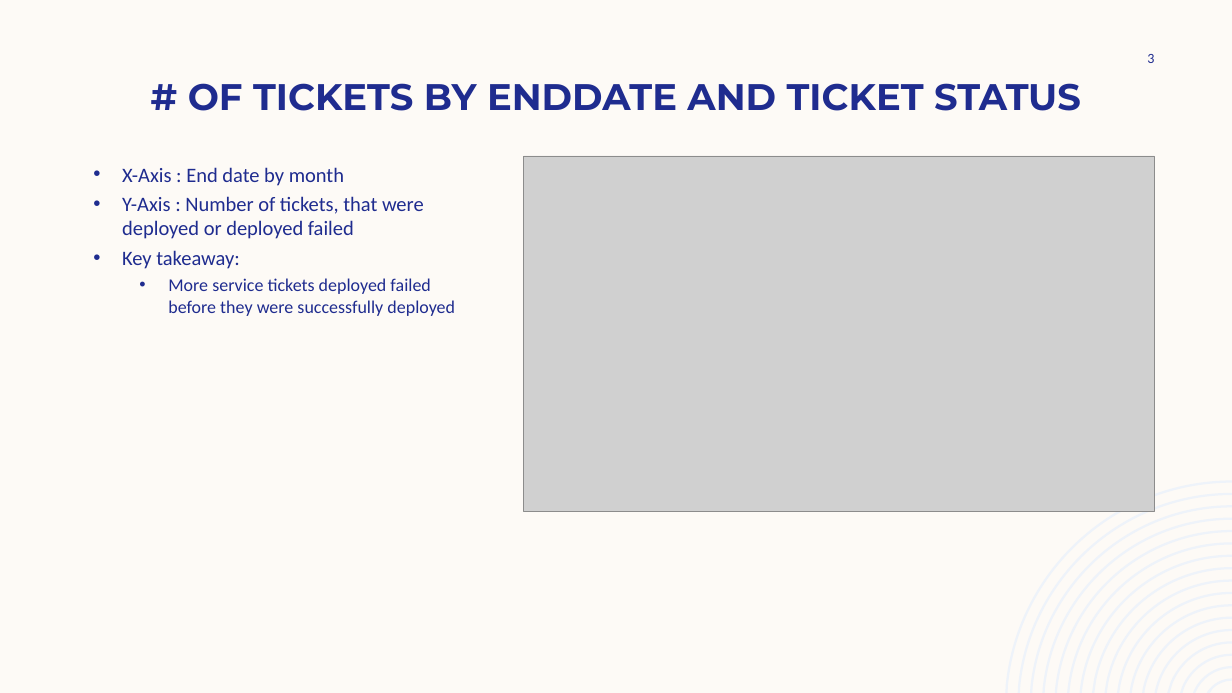
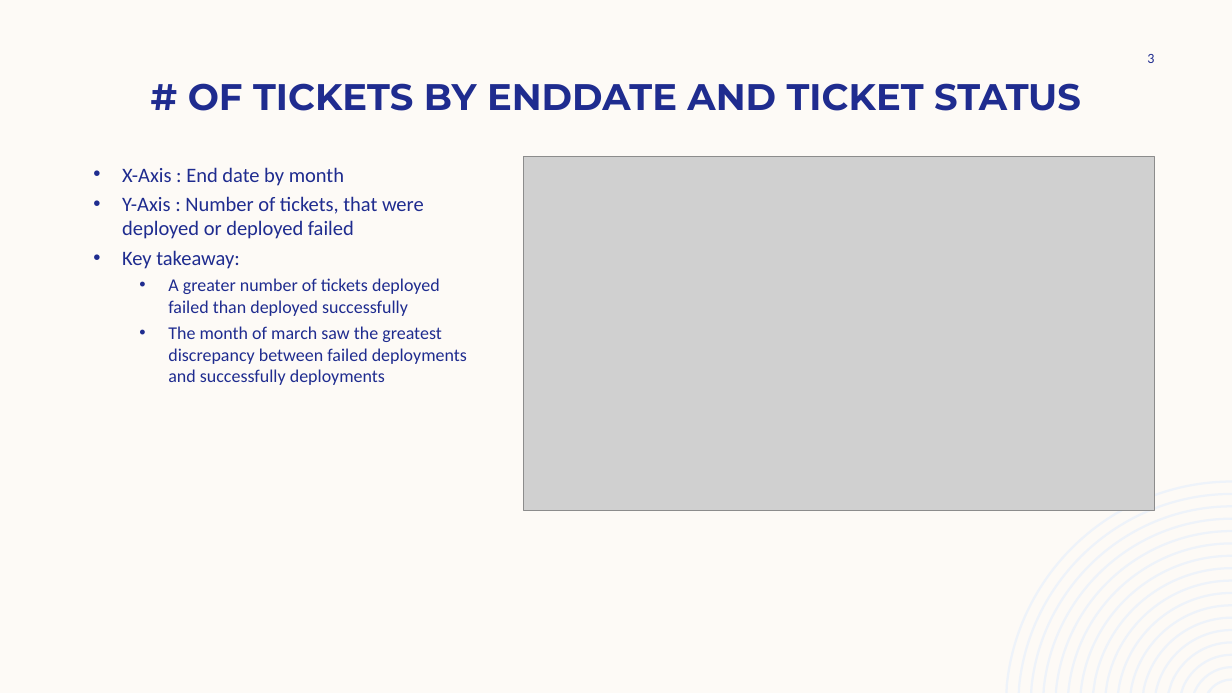
Before and after one commit to ENSF-607-GroupWork/Incident-Management-Dashboard, a slide deck: slide 3 of ENSF 607 Lab 3.pptx. Drawn at 1232x693 pixels with LibreOffice and Linux fonts; fonts in the diff are those of the drawing; grey boxes stand for pictures. Boxes give left, top, right and bottom in pixels: in the first picture for what was removed or moved away, otherwise in the second. Text is boxed around its words. In the diff, an @@ line names an element or a change of style, - is before the commit and + after.

```diff
--- a/ENSF 607 Lab 3.pptx
+++ b/ENSF 607 Lab 3.pptx
@@ text at (168,278,467,385): text changed @@
-  • More service tickets deployed failed before they were successfully deployed
+  • A greater number of tickets deployed failed than deployed successfully
+  • The month of march saw the greatest discrepancy between failed deployments and successfully deployments
```
Also in this commit, not shown: 4 other slides changed.
